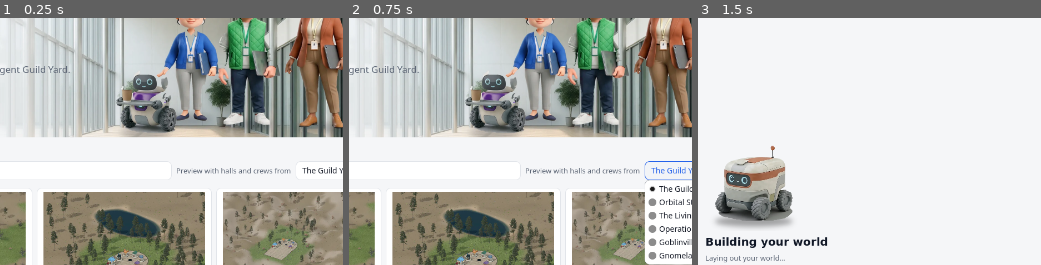
Above: before the commit, frames 1-3 (left to right).
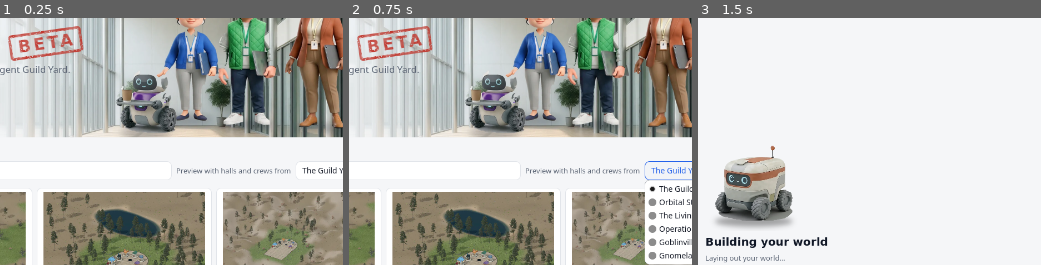
Above: after the commit, the same moments.

Repository: oddessentials/agent-guild-builders
Game: Godot game, scene res://src/ui/main.tscn
Two runs of this game, one before a commit and one after it. Both use one fixed random seed, a clock stepped at 60 frames per second and the inputs below.
Inputs:
- Up to frame 1 (0.25 s): no input
- Up to frame 2 (0.75 s): click "The Guild Yard" at 0.5 s
- Up to frame 3 (1.5 s): click "Meadow Open grass with a fore…" at 1.25 s
The pictures show only the part of the screen within x 24-74%, y 13-63%; the shares and areas given below are measured in that part.

The runs differ from the first frame. In frame 1, 1.1% of the frame differs, in the area x 2-25%, y 3-18%; in frame 2, 1.1%; in frame 3, nothing differs.

Commit message:
feat: stamp BETA on the title screen
A red rubber stamp beside the Builders heading, in light and dark.

Co-Authored-By: Claude Opus 5.5 <noreply@anthropic.com>

Diff:
--- a/src/ui/main.gd
+++ b/src/ui/main.gd
@@ -12,6 +12,8 @@
 const HERO_HEIGHT := 330.0
 const HERO_MAX_HEIGHT := 480.0
 const HERO_CREW_STARTS := 0.51
+const STAMP_TURN := -8.0
+const STAMP_GAP := 22.0
 
 var _args := {}
 var _gui := false
@@ -177,7 +179,19 @@
 	var eyebrow := ProTheme.heading("AGENT GUILD", 13)
 	eyebrow.add_theme_color_override("font_color", ProTheme.color("accent"))
 	words.add_child(eyebrow)
-	words.add_child(ProTheme.heading("Builders", 54))
+	var title := HBoxContainer.new()
+	title.add_theme_constant_override("separation", 0)
+	title.add_child(ProTheme.heading("Builders", 54))
+	var stamp_spot := Control.new()
+	stamp_spot.mouse_filter = Control.MOUSE_FILTER_IGNORE
+	title.add_child(stamp_spot)
+	var stamp := ProTheme.stamp("BETA")
+	stamp.name = "BetaStamp"
+	stamp.rotation_degrees = STAMP_TURN
+	stamp_spot.add_child(stamp)
+	stamp.resized.connect(func(): stamp.pivot_offset = stamp.size / 2.0)
+	stamp_spot.resized.connect(func(): stamp.position = Vector2(STAMP_GAP, (stamp_spot.size.y - stamp.size.y) / 2.0))
+	words.add_child(title)
 	var line := ProTheme.note("Build an environment for your Agent Guild Yard.")
 	line.add_theme_font_size_override("font_size", 17)
 	line.size_flags_horizontal = Control.SIZE_SHRINK_BEGIN
--- a/src/ui/pro_theme.gd
+++ b/src/ui/pro_theme.gd
@@ -138,7 +138,6 @@
 			img.fill_rect(Rect2i(7 + i, 9 - i, 2, 2), tick)
 	return ImageTexture.create_from_image(img)
 
-## A small picture of a kit item or template, if one has been made.
 static func brand(name: String, height: float) -> TextureRect:
 	var picture := TextureRect.new()
 	picture.texture = load("res://data/brand/%s.webp" % name)
@@ -148,6 +147,7 @@
 	picture.mouse_filter = Control.MOUSE_FILTER_IGNORE
 	return picture
 
+## A small picture of a kit item or template, if one has been made.
 static func thumb(name: String) -> Texture2D:
 	if _thumbs.has(name):
 		return _thumbs[name]
@@ -182,6 +182,38 @@
 	var on := box(Color(color("accent"), 0.12), Color(color("accent"), 0.45))
 	button.add_theme_stylebox_override("pressed", on)
 	button.add_theme_stylebox_override("hover_pressed", on)
+
+## Words as if rubber-stamped in red ink. It's free-standing: place and turn it
+## inside a plain Control.
+static func stamp(text: String, size := 30) -> Control:
+	var ink := ShaderMaterial.new()
+	ink.shader = load("res://src/ui/stamp.gdshader")
+	var red := color("danger")
+	var outer := PanelContainer.new()
+	outer.material = ink
+	outer.mouse_filter = Control.MOUSE_FILTER_IGNORE
+	var outer_line := box(Color.TRANSPARENT, red, 5, 4, 4)
+	outer_line.set_border_width_all(4)
+	outer.add_theme_stylebox_override("panel", outer_line)
+	var inner := PanelContainer.new()
+	inner.use_parent_material = true
+	inner.mouse_filter = Control.MOUSE_FILTER_IGNORE
+	inner.add_theme_stylebox_override("panel", box(Color.TRANSPARENT, red, 3, 12, 1))
+	outer.add_child(inner)
+	var words := Label.new()
+	words.text = text
+	words.use_parent_material = true
+	words.add_theme_font_size_override("font_size", size)
+	words.add_theme_color_override("font_color", red)
+	var heavy := SystemFont.new()
+	heavy.font_names = PackedStringArray(["Arial Black", "Segoe UI Black", "Segoe UI", "Roboto", "sans-serif"])
+	heavy.font_weight = 900
+	var spaced := FontVariation.new()
+	spaced.base_font = heavy
+	spaced.spacing_glyph = 5
+	words.add_theme_font_override("font", spaced)
+	inner.add_child(words)
+	return outer
 
 static func heading(text: String, size := 15) -> Label:
 	var l := Label.new()
--- /dev/null
+++ b/src/ui/stamp.gdshader
@@ -0,0 +1,22 @@
+shader_type canvas_item;
+
+varying vec2 at;
+
+void vertex() {
+	at = VERTEX;
+}
+
+float speck(vec2 p) {
+	return fract(sin(dot(floor(p), vec2(12.9898, 78.233))) * 43758.5453);
+}
+
+float blotch(vec2 p) {
+	vec2 f = smoothstep(0.0, 1.0, fract(p));
+	return mix(mix(speck(p), speck(p + vec2(1.0, 0.0)), f.x), mix(speck(p + vec2(0.0, 1.0)), speck(p + vec2(1.0, 1.0)), f.x), f.y);
+}
+
+void fragment() {
+	float ink = 0.62 + 0.38 * blotch(at / 9.0);
+	ink *= smoothstep(0.08, 0.3, speck(at / 1.6) + 0.3 * blotch(at / 3.0));
+	COLOR.a *= ink;
+}
Not shown, added: src/ui/stamp.gdshader.uid
